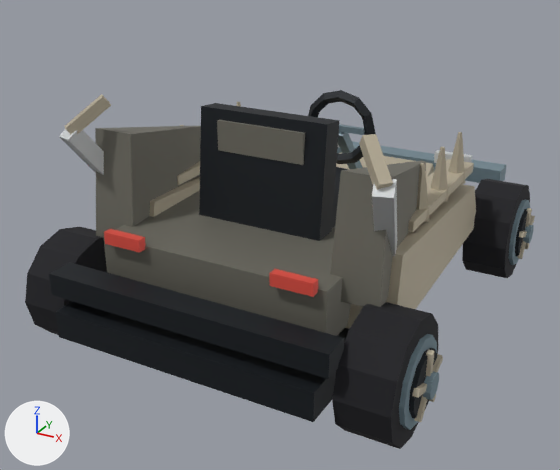
An edit to the glTF model DLC/Hellraiser/assets/kart/hellraiser/chatterer/kart.glb, drawn before and after from the same camera.
Rendered twice from a 50 mm camera at (1.92, -3.82, 2.31) aimed at (-0.13, -0.1, 0.45). Every picture has the same lights, and +X, +Y and +Z are marked at lower left. The picture after the commit comes second. Where no turn or scale is listed for an object, it has been applied to the vertices. Vertices at exactly the same position are counted once.

Script lines for the objects in view, before the commit:
```python
me_chassis = bpy.data.meshes.new('chassis')
me_chassis.from_pydata(...)  # 340 vertices, 552 faces; spans x -0.98..0.98, y -1.36..1.6, z 0.23..1.38
me_chassis.materials.append(mat_chassis_vertex_colours)
me_wheel_front_right = bpy.data.meshes.new('wheel-front-right')
me_wheel_front_right.from_pydata(...)  # 132 vertices, 228 faces; spans x -0.135..0.22, y -0.31..0.31, z -0.31..0.31
me_wheel_front_right.materials.append(mat_wheel_vertex_colours)
me_wheel_rear_left = bpy.data.meshes.new('wheel-rear-left')
me_wheel_rear_left.from_pydata(...)  # 132 vertices, 228 faces; spans x -0.22..0.135, y -0.31..0.31, z -0.31..0.31
me_wheel_rear_left.materials.append(mat_wheel_vertex_colours)
me_wheel_rear_right = bpy.data.meshes.new('wheel-rear-right')
me_wheel_rear_right.from_pydata(...)  # 132 vertices, 228 faces; spans x -0.135..0.22, y -0.31..0.31, z -0.31..0.31
me_wheel_rear_right.materials.append(mat_wheel_vertex_colours)
ob_chassis = bpy.data.objects.new('chassis', me_chassis)
ob_chassis.location = (0.0, 0.0, 0.0)
ob_wheel_front_right = bpy.data.objects.new('wheel-front-right', me_wheel_front_right)
ob_wheel_front_right.location = (0.905, 0.96, 0.31)
ob_wheel_rear_left = bpy.data.objects.new('wheel-rear-left', me_wheel_rear_left)
ob_wheel_rear_left.location = (-0.905, -0.96, 0.31)
ob_wheel_rear_right = bpy.data.objects.new('wheel-rear-right', me_wheel_rear_right)
ob_wheel_rear_right.location = (0.905, -0.96, 0.31)
```
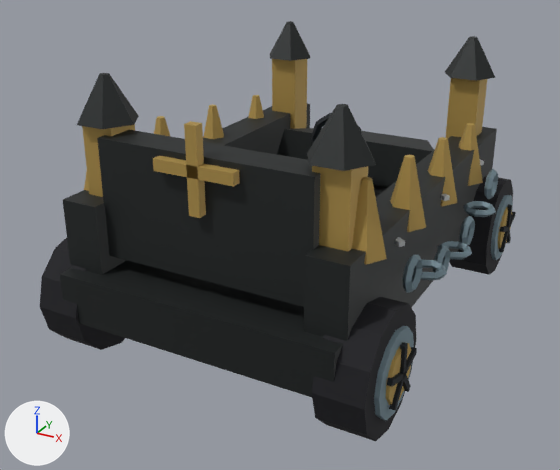
Boxes (x1, y1, x2, y2) around the edits, measured in the pictures (560 x 470 px):
'chassis', deleted
    before: (49, 90, 506, 422)
'identity-reliquary-reliquary-arched-stone-chest', added
    after: (60, 21, 497, 397)
'wheel-rear-right', reshaped, moved
    before: (332, 302, 443, 449)
    after: (312, 297, 417, 441)
'identity-reliquary-motif-spines', added
    after: (84, 95, 483, 265)
'wheel-rear-left', moved
    before: (25, 227, 107, 335)
    after: (40, 238, 125, 350)
'wheel-front-right', moved
    before: (462, 179, 535, 278)
    after: (449, 177, 516, 275)
'identity-reliquary-motif-chains', added (blue)
    after: (402, 169, 498, 293)
'identity-reliquary-driver-cockpit', added (mostly hidden)
    after: (311, 113, 362, 144)
'identity-reliquary-motif-runes', added (mostly hidden)
    after: (395, 159, 484, 247)
part 1 of me_wheel_rear_right, added (brown)
    after: (386, 344, 411, 405)
part 2 of me_wheel_rear_right, added
    after: (400, 342, 408, 374)
part 3 of me_wheel_rear_right, rebuilt
    before: (332, 302, 438, 449)
    after: (312, 297, 416, 441)
part 4 of me_wheel_rear_right, rebuilt
    before: (429, 394, 436, 402)
    after: (403, 375, 411, 392)
part 5 of me_wheel_rear_right, rebuilt
    before: (414, 394, 427, 422)
    after: (389, 376, 404, 410)
part 6 of me_wheel_rear_right, rebuilt
    before: (433, 354, 443, 372)
    after: (404, 347, 417, 378)
part 7 of me_wheel_rear_right, rebuilt
    before: (413, 383, 427, 398)
    after: (387, 373, 405, 387)
part 8 of me_wheel_rear_right, deleted
    before: (426, 350, 435, 376)
part 9 of me_wheel_rear_right, deleted
    before: (399, 334, 439, 430)

Patch to the scene script:
```diff
--- a/DLC/Hellraiser/assets/kart/hellraiser/chatterer/kart.glb.py
+++ b/DLC/Hellraiser/assets/kart/hellraiser/chatterer/kart.glb.py
@@ me_wheel_rear_right @@
-me_wheel_rear_right.from_pydata(...)  # 132 vertices, 228 faces; spans x -0.135..0.22, y -0.31..0.31, z -0.31..0.31
+me_wheel_rear_right.from_pydata(...)  # 113 vertices, 196 faces; spans x -0.125..0.183, y -0.32..0.32, z -0.32..0.32
+# me_wheel_rear_right part 1: a new loose piece, a 10-sided cylinder along x spanning x 0.141..0.166, y -0.137..0.137, z -0.144..0.144, in mat_wheel_vertex_colours
+# me_wheel_rear_right part 2: a new loose piece, a box spanning x 0.157..0.183, y -0.015..0.015, z 0.0..0.16, in mat_wheel_vertex_colours
+# me_wheel_rear_right part 3: the loose piece of 26 vertices spanning x -0.135..0.135, y -0.31..0.31, z -0.31..0.31 is rebuilt with 51 vertices and now spans x -0.125..0.149, y -0.32..0.32, z -0.32..0.32
+# me_wheel_rear_right part 4: the loose piece of 8 vertices spanning x 0.174..0.2, y -0.011..0.113, z -0.146..0.005 is rebuilt with 8 vertices and now spans x 0.157..0.183, y -0.012..0.106, z -0.138..0.009
+# me_wheel_rear_right part 5: the loose piece of 8 vertices spanning x 0.174..0.2, y -0.113..0.011, z -0.146..0.005 is rebuilt with 8 vertices and now spans x 0.157..0.183, y -0.106..0.012, z -0.138..0.009
+# me_wheel_rear_right part 6: the loose piece of 8 vertices spanning x 0.174..0.2, y 0.0..0.165, z -0.015..0.068 is rebuilt with 8 vertices and now spans x 0.157..0.183, y -0.005..0.157, z -0.014..0.064
+# me_wheel_rear_right part 7: the loose piece of 8 vertices spanning x 0.174..0.2, y -0.165..0.0, z -0.015..0.068 is rebuilt with 8 vertices and now spans x 0.157..0.183, y -0.157..0.005, z -0.014..0.064
+# me_wheel_rear_right part 8: the loose piece of 8 vertices spanning x 0.174..0.2, y -0.018..0.018, z 0.006..0.167 is deleted
+# me_wheel_rear_right part 9: 66 vertices removed from x 0.133..0.22, y -0.217..0.217, z -0.217..0.217
 me_wheel_rear_right.materials.append(mat_wheel_vertex_colours)
@@ ob_chassis @@
-ob_chassis = bpy.data.objects.new('chassis', me_chassis)
@@ ob_wheel_rear_left @@
 ob_wheel_rear_left = bpy.data.objects.new('wheel-rear-left', me_wheel_rear_left)
-ob_wheel_rear_left.location = (-0.905, -0.96, 0.31)
+ob_wheel_rear_left.location = (-0.8, -0.96, 0.32)
@@ ob_wheel_front_right @@
 ob_wheel_front_right = bpy.data.objects.new('wheel-front-right', me_wheel_front_right)
-ob_wheel_front_right.location = (0.905, 0.96, 0.31)
+ob_wheel_front_right.location = (0.8, 0.96, 0.32)
@@ ob_wheel_rear_right @@
 ob_wheel_rear_right = bpy.data.objects.new('wheel-rear-right', me_wheel_rear_right)
-ob_wheel_rear_right.location = (0.905, -0.96, 0.31)
+ob_wheel_rear_right.location = (0.8, -0.96, 0.32)
@@ ob_identity_reliquary_motif_spines @@
+ob_identity_reliquary_motif_spines = bpy.data.objects.new('identity-reliquary-motif-spines', me_identity_reliquary_motif_spines)  # 112 vertices, 192 faces; spans x -0.85..0.85, y -1.02..0.77, z 0.7..1.21
+ob_identity_reliquary_motif_spines.location = (0.0, 0.0, 0.0)
@@ ob_identity_reliquary_motif_chains @@
+ob_identity_reliquary_motif_chains = bpy.data.objects.new('identity-reliquary-motif-chains', me_identity_reliquary_motif_chains)  # 448 vertices, 896 faces; spans x -1.0..1.0, y -0.8..0.78, z 0.46..0.8
+ob_identity_reliquary_motif_chains.location = (0.0, 0.0, 0.0)
@@ ob_identity_reliquary_motif_runes @@
+ob_identity_reliquary_motif_runes = bpy.data.objects.new('identity-reliquary-motif-runes', me_identity_reliquary_motif_runes)  # 96 vertices, 144 faces; spans x -0.83..0.83, y -0.78..0.84, z 0.8..0.82
+ob_identity_reliquary_motif_runes.location = (0.0, 0.0, 0.0)
@@ ob_identity_reliquary_driver_cockpit @@
+ob_identity_reliquary_driver_cockpit = bpy.data.objects.new('identity-reliquary-driver-cockpit', me_identity_reliquary_driver_cockpit)  # 80 vertices, 140 faces; spans x -0.3..0.3, y -0.557..0.679, z 0.459..1.086
+ob_identity_reliquary_driver_cockpit.location = (0.0, 0.0, 0.0)
@@ ob_identity_reliquary_reliquary_arched_stone_chest @@
+ob_identity_reliquary_reliquary_arched_stone_chest = bpy.data.objects.new('identity-reliquary-reliquary-arched-stone-chest', me_identity_reliquary_reliquary_arched_stone_chest)  # 144 vertices, 228 faces; spans x -0.79..0.79, y -1.26..1.26, z 0.28..1.52
+ob_identity_reliquary_reliquary_arched_stone_chest.location = (0.0, 0.0, 0.0)
```
